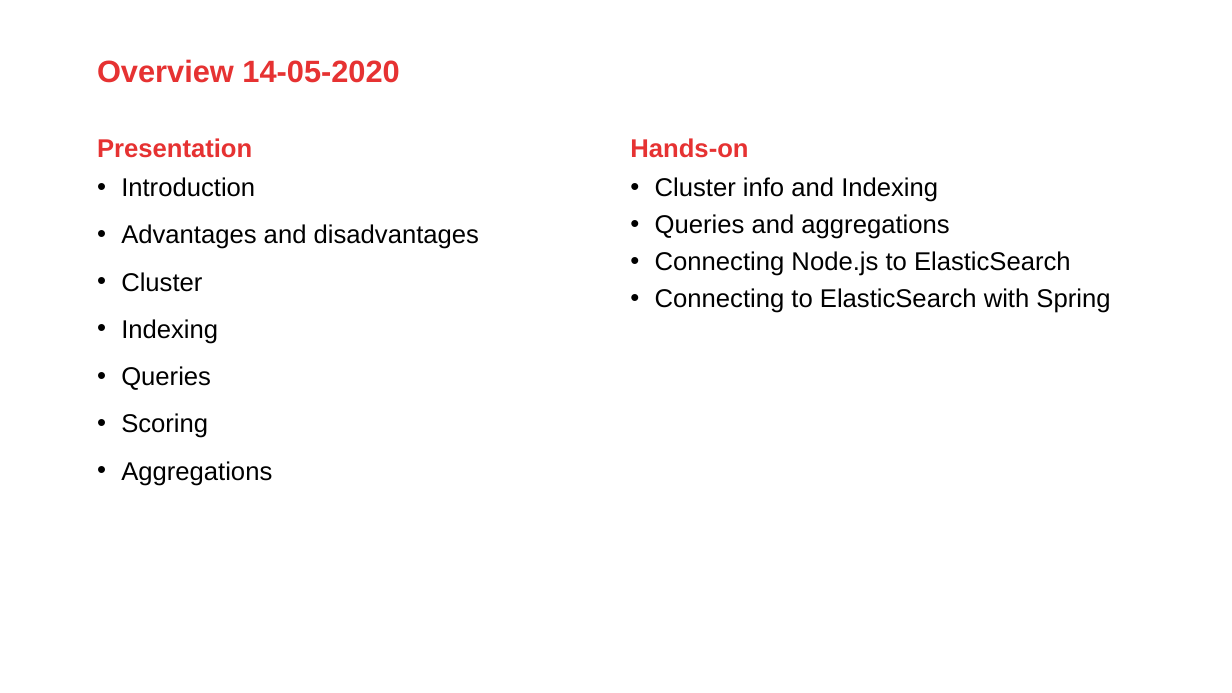
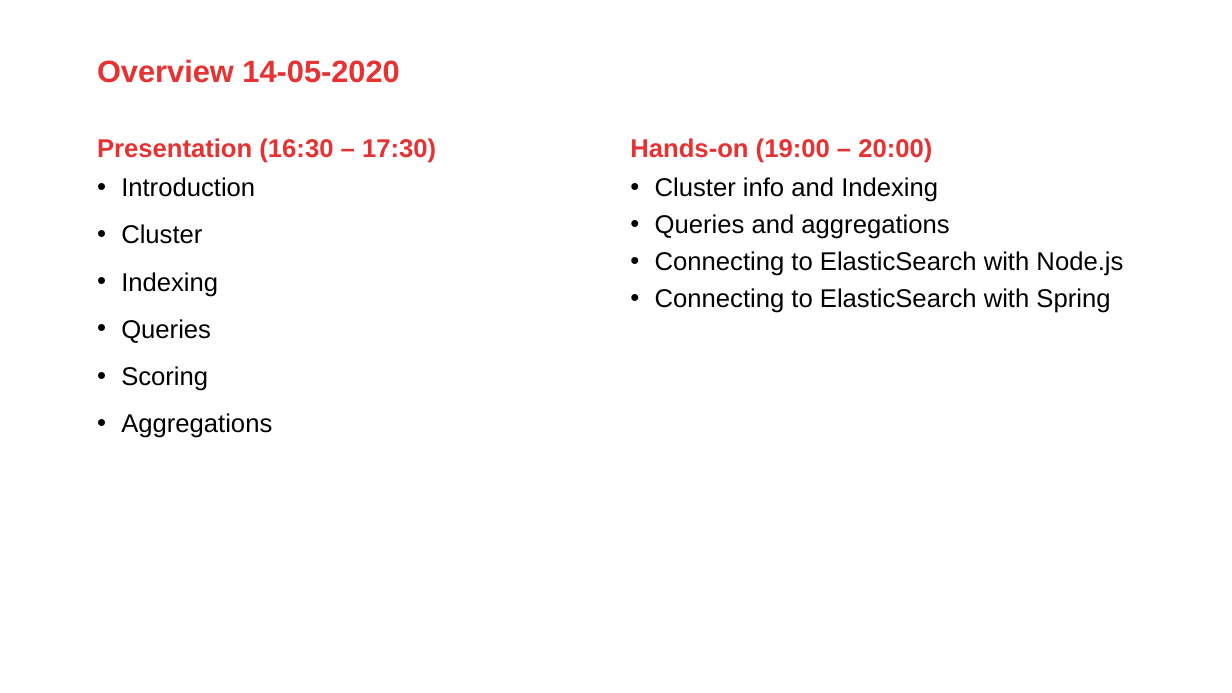
Before and after one commit to AMIS-Services/sig-elasticsearch-may2020, a slide deck: slide 2 of Elasticsearch.pptx. Drawn at 1232x693 pixels with LibreOffice and Linux fonts; fonts in the diff are those of the drawing; background and template pictures are left out. Boxes give left, top, right and bottom in pixels: in the first picture for what was removed or moved away, otherwise in the second. Text is boxed around its words. In the diff, an @@ line names an element or a change of style, - is before the commit and + after.

Commit message:
Kleine wijzigingen presentatie en herstel foutje hands-on

```diff
--- a/Elasticsearch.pptx
+++ b/Elasticsearch.pptx
@@ text at (97, 138, 436, 163): text changed @@
-Presentation
+Presentation (16:30 – 17:30)
@@ text at (630, 138, 932, 163): text changed @@
-Hands-on
+Hands-on (19:00 – 20:00)
@@ text at (121, 224, 479, 249): paragraph removed @@
-• Advantages and disadvantages
@@ text at (655, 251, 1123, 276): text changed @@
-• Connecting Node.js to ElasticSearch
+• Connecting to ElasticSearch with Node.js
```
Also in this commit, not shown: 1 other slide changed, 1 slide removed, 2 other files.
